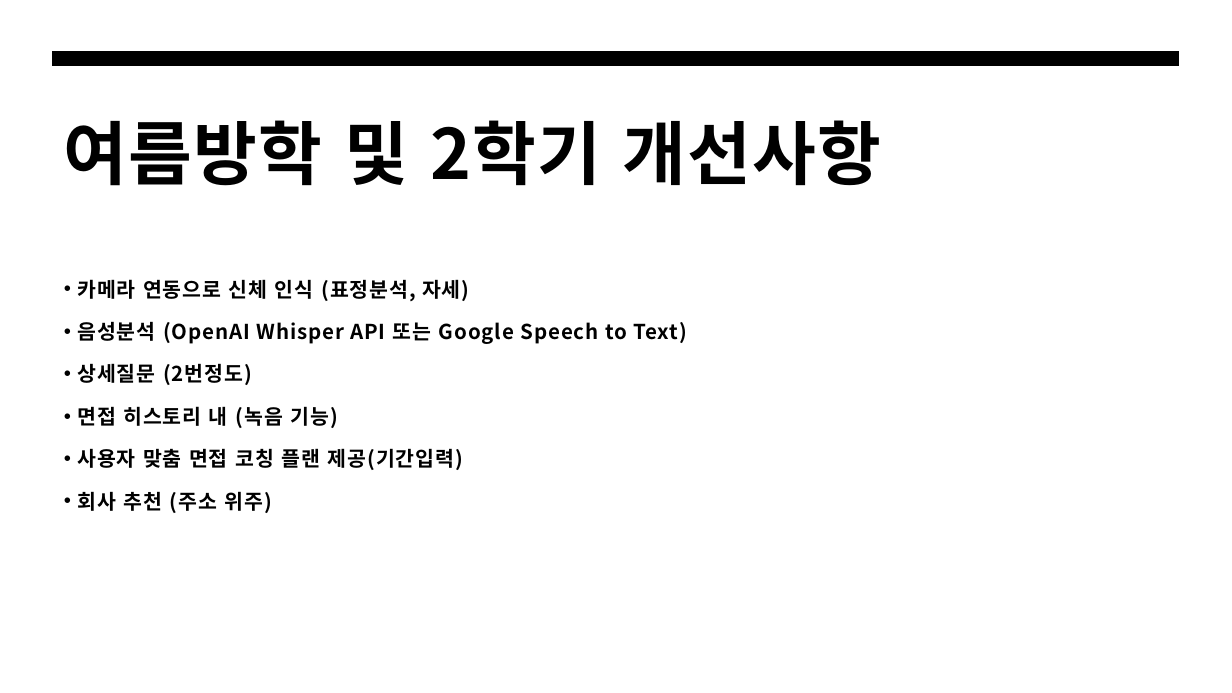
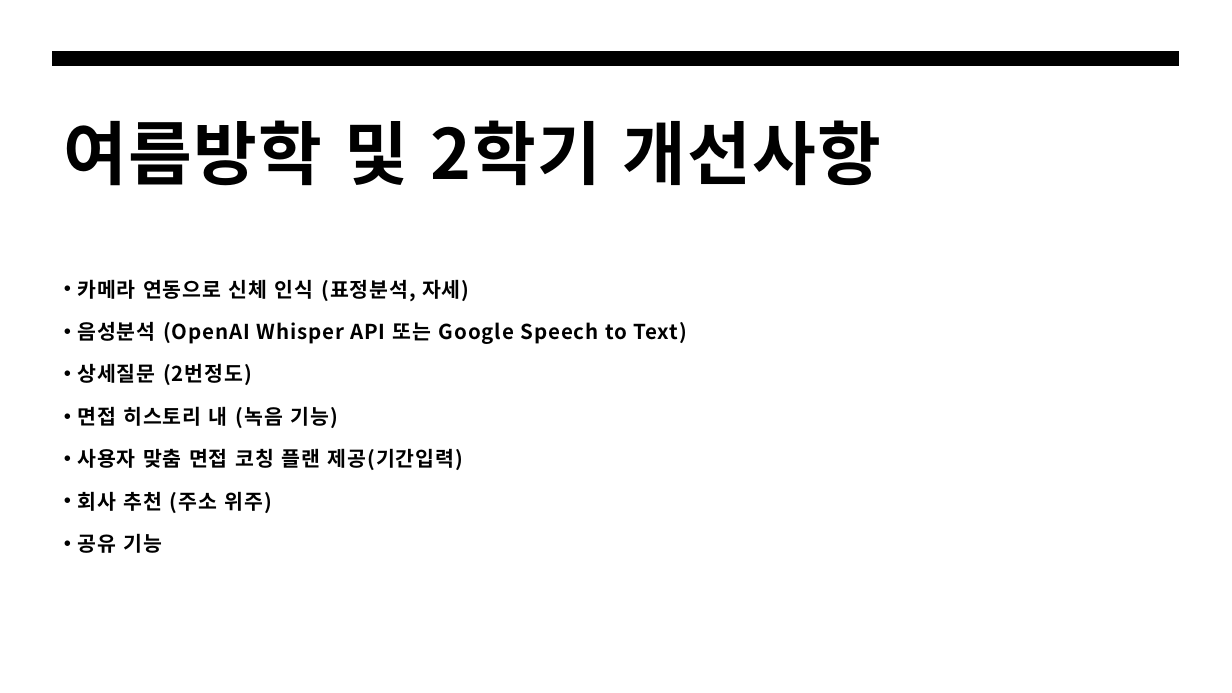
Before and after one commit to KIMSMING/AICO, a slide deck: slide 16 of 설계서/에코 기능 설계서.pptx. Drawn at 1232x693 pixels with LibreOffice and Linux fonts; fonts in the diff are those of the drawing. Boxes give left, top, right and bottom in pixels: in the first picture for what was removed or moved away, otherwise in the second. Text is boxed around its words. In the diff, an @@ line names an element or a change of style, - is before the commit and + after.

```diff
--- a/설계서/에코 기능 설계서.pptx
+++ b/설계서/에코 기능 설계서.pptx
@@ text at (77, 533, 163, 553): paragraph added @@
+• 공유 기능
```
Also in this commit, not shown: 4 other files.
